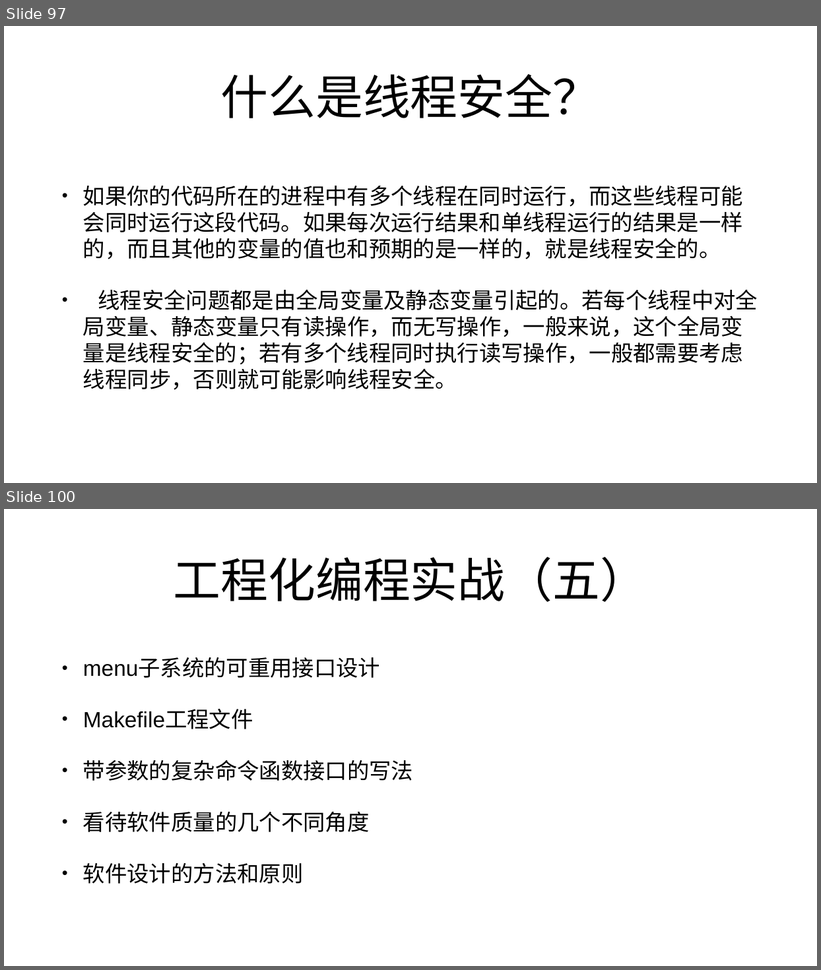
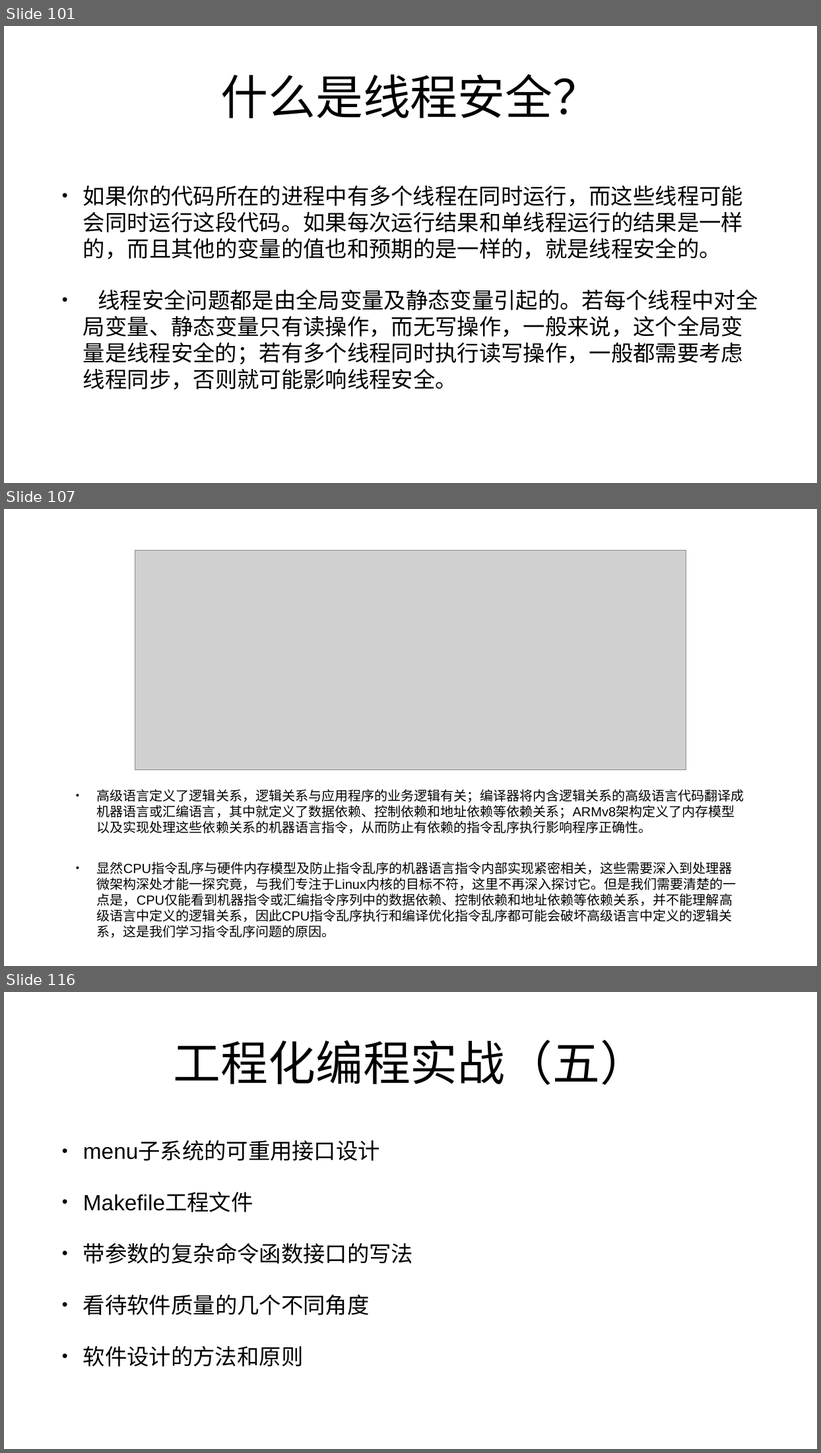
Before and after one commit to mengning/se, a slide deck: ppt/工程化编程实战——代码中的软件工程.pptx. Shown one above the other, each under a label of ours: slides 97 and 100 before the commit, slides 101, 107 and 116 after it; the slides between them are not shown. The pictures are 821x970 and 821x1453 pixels, drawn with LibreOffice and Linux fonts; fonts in the diff are those of the drawing; grey boxes stand for pictures. Boxes give left, top, right and bottom in pixels: in the first picture for what was removed or moved away, otherwise in the second. Text is boxed around its words. In the diff, an @@ line names an element or a change of style, - is before the commit and + after.

```diff
--- a/ppt/工程化编程实战——代码中的软件工程.pptx
+++ b/ppt/工程化编程实战——代码中的软件工程.pptx
@@ slide 107 added at box(4, 509, 817, 966), background #FFFFFF @@
@@ picture added at box(135, 550, 686, 770) @@
@@ text added at box(97, 789, 745, 938), 31.2 pt, text #000000 @@
+• 高级语言定义了逻辑关系，逻辑关系与应用程序的业务逻辑有关；编译器将内含逻辑关系的高级语言代码翻译成机器语言或汇编语言，其中就定义了数据依赖、控制依赖和地址依赖等依赖关系；ARMv8架构定义了内存模型以及实现处理这些依赖关系的机器语言指令，从而防止有依赖的指令乱序执行影响程序正确性。
+• 显然CPU指令乱序与硬件内存模型及防止指令乱序的机器语言指令内部实现紧密相关，这些需要深入到处理器微架构深处才能一探究竟，与我们专注于Linux内核的目标不符，这里不再深入探讨它。但是我们需要清楚的一点是，CPU仅能看到机器指令或汇编指令序列中的数据依赖、控制依赖和地址依赖等依赖关系，并不能理解高级语言中定义的逻辑关系，因此CPU指令乱序执行和编译优化指令乱序都可能会破坏高级语言中定义的逻辑关系，这是我们学习指令乱序问题的原因。
@@ what was slide 97 is now slide 101 @@
@@ what was slide 100 is now slide 116 @@
```
Also in this commit, not shown: 20 slides changed, 15 other slides added, 1 other file.
